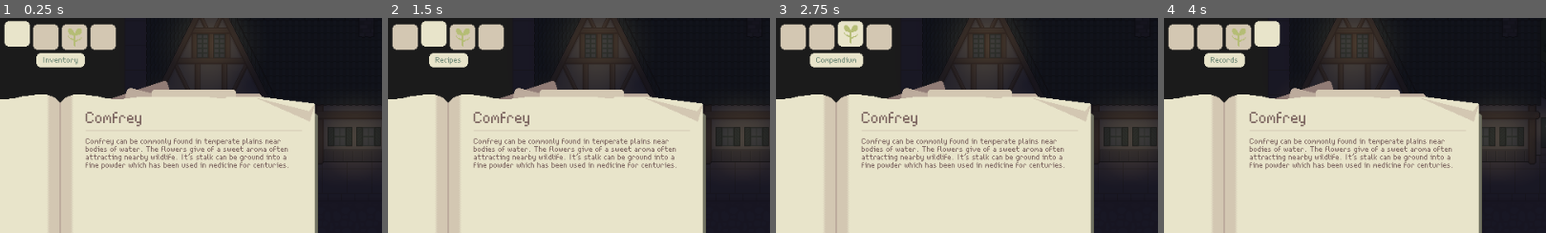
Above: before the commit, frames 1-4 (left to right).
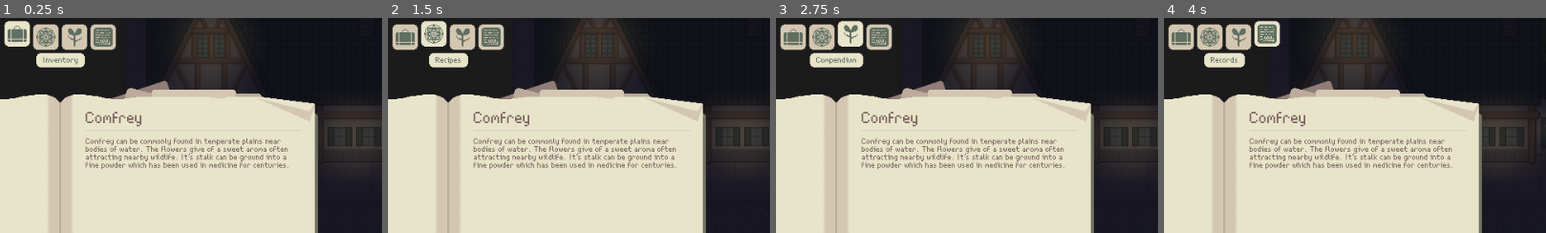
Above: after the commit, the same moments.

Repository: Jelmerrr/Flask-and-Fortune
Game: Godot game, scene res://Scenes/UtilScenes/VisualHandler.tscn
Two runs of this game, one before a commit and one after it. Both use one fixed random seed, a clock stepped at 60 frames per second and the inputs below.
Inputs (mouse positions are % of the whole screen's width and height, from its top left):
- Up to frame 1 (0.25 s): no input
- Up to frame 2 (1.5 s): click (44, 4) at 0.5 s; click (48, 4) at 1.25 s
- Up to frame 3 (2.75 s): click (52, 4) at 2 s
- Up to frame 4 (4 s): click (56, 4) at 2.75 s; tap Enter at 3.5 s; move the mouse to (98, 2) at 3.52 s; hold D (move_right) from 3.53 s (still down); tap C (OpenCraftingUI) at 3.6 s; click (98, 2) at 3.67 s
The pictures show only the part of the screen within x 42-92%, y 0-50%; the shares and areas given below are measured in that part.

The runs differ from the first frame. In frame 1, 1.2% of the frame differs, in the area x 2-30%, y 3-20%; in frame 2, 1.2%; in frame 3, 1.2%; in frame 4, 1.2%, in the area x 2-30%, y 2-20%.

Commit message:
Update ui icons

Diff:
--- a/Scenes/UI/HudUIScene.tscn
+++ b/Scenes/UI/HudUIScene.tscn
@@ -10,8 +10,11 @@
 [ext_resource type="FontFile" uid="uid://btjeqtspnmtnt" path="res://Assets/Fonts/supersoft.ttf" id="8_1je8v"]
 [ext_resource type="Texture2D" uid="uid://bo30pf7pm15jy" path="res://Assets/UI/Hud/Grimoire/GrimoireUI Top Icon Unselected.png" id="9_1je8v"]
 [ext_resource type="Texture2D" uid="uid://di014gft3l8ff" path="res://Assets/UI/Hud/Grimoire/GrimoireUI Top Icon Compendium.png" id="10_7ahot"]
+[ext_resource type="Texture2D" uid="uid://bto5piuj6kfma" path="res://Assets/UI/Hud/Grimoire/GrimoireUI Top Icon Recipes.png" id="10_qdki7"]
 [ext_resource type="Texture2D" uid="uid://co87p0yuffsoi" path="res://Assets/UI/Hud/Grimoire/GrimoireUI Top Icon Selected.png" id="10_wk8kl"]
+[ext_resource type="Texture2D" uid="uid://dk2tu5p03gu54" path="res://Assets/UI/Hud/Grimoire/GrimoireUI Top Icon Inventory.png" id="10_xqj2r"]
 [ext_resource type="Texture2D" uid="uid://v0onotaomycn" path="res://Assets/UI/Hud/Grimoire/Empty Container.png" id="11_wk8kl"]
+[ext_resource type="Texture2D" uid="uid://ckqs2cm0u0hfk" path="res://Assets/UI/Hud/Grimoire/GrimoireUI Top Icon Records.png" id="13_kakyk"]
 
 [sub_resource type="StyleBoxEmpty" id="StyleBoxEmpty_rub1x"]
 
@@ -399,6 +402,7 @@
 layout_mode = 0
 offset_right = 40.0
 offset_bottom = 40.0
+texture = ExtResource("10_xqj2r")
 stretch_mode = 2
 
 [node name="InventoryButton" type="Button" parent="Screen Panel Container/Grimoire BG Rect/Top icon Margin/VBoxContainer/HBoxContainer/Iventory Back Texture" unique_id=932365725]
@@ -425,6 +429,7 @@
 layout_mode = 0
 offset_right = 40.0
 offset_bottom = 40.0
+texture = ExtResource("10_qdki7")
 stretch_mode = 2
 
 [node name="RecipesButton" type="Button" parent="Screen Panel Container/Grimoire BG Rect/Top icon Margin/VBoxContainer/HBoxContainer/Recipes Back Texture" unique_id=986355122]
@@ -478,6 +483,7 @@
 layout_mode = 0
 offset_right = 40.0
 offset_bottom = 40.0
+texture = ExtResource("13_kakyk")
 stretch_mode = 2
 
 [node name="RecordsButton" type="Button" parent="Screen Panel Container/Grimoire BG Rect/Top icon Margin/VBoxContainer/HBoxContainer/Records Back Texture" unique_id=644869720]
@@ -516,7 +522,7 @@
 
 [node name="Category Label" type="Label" parent="Screen Panel Container/Grimoire BG Rect/Top icon Margin/VBoxContainer/MarginContainer/MarginContainer" unique_id=1099258556]
 layout_mode = 2
-theme_override_colors/font_color = Color(0.4392157, 0.5411765, 0.4745098, 1)
+theme_override_colors/font_color = Color(0.38039216, 0.4392157, 0.38431373, 1)
 theme_override_constants/line_spacing = -2
 theme_override_fonts/font = ExtResource("8_1je8v")
 theme_override_font_sizes/font_size = 16
--- a/Scripts/UI/GrimoireUIController.gd
+++ b/Scripts/UI/GrimoireUIController.gd
@@ -37,7 +37,8 @@
 			AudioController.playEvent(preload("uid://4ap0gofrn21a"))
 
 func changeGrimoireCategory(category: categories):
-	AudioController.playEvent(preload("uid://4ap0gofrn21a"))
+	if self.visible:
+		AudioController.playEvent(preload("uid://4ap0gofrn21a"))
 	match category:
 		0:
 			category_label.text = "Inventory"
Binary file changed: Assets/UI/Hud/Grimoire/GrimoireUI Top Icon Compendium.png
Binary file added: Assets/UI/Hud/Grimoire/GrimoireUI Top Icon Inventory.png
Not shown, added: Assets/UI/Hud/Grimoire/GrimoireUI Top Icon Inventory.png.import
Binary file added: Assets/UI/Hud/Grimoire/GrimoireUI Top Icon Recipes.png
Not shown, added: Assets/UI/Hud/Grimoire/GrimoireUI Top Icon Recipes.png.import
Binary file added: Assets/UI/Hud/Grimoire/GrimoireUI Top Icon Records.png
Not shown, added: Assets/UI/Hud/Grimoire/GrimoireUI Top Icon Records.png.import
